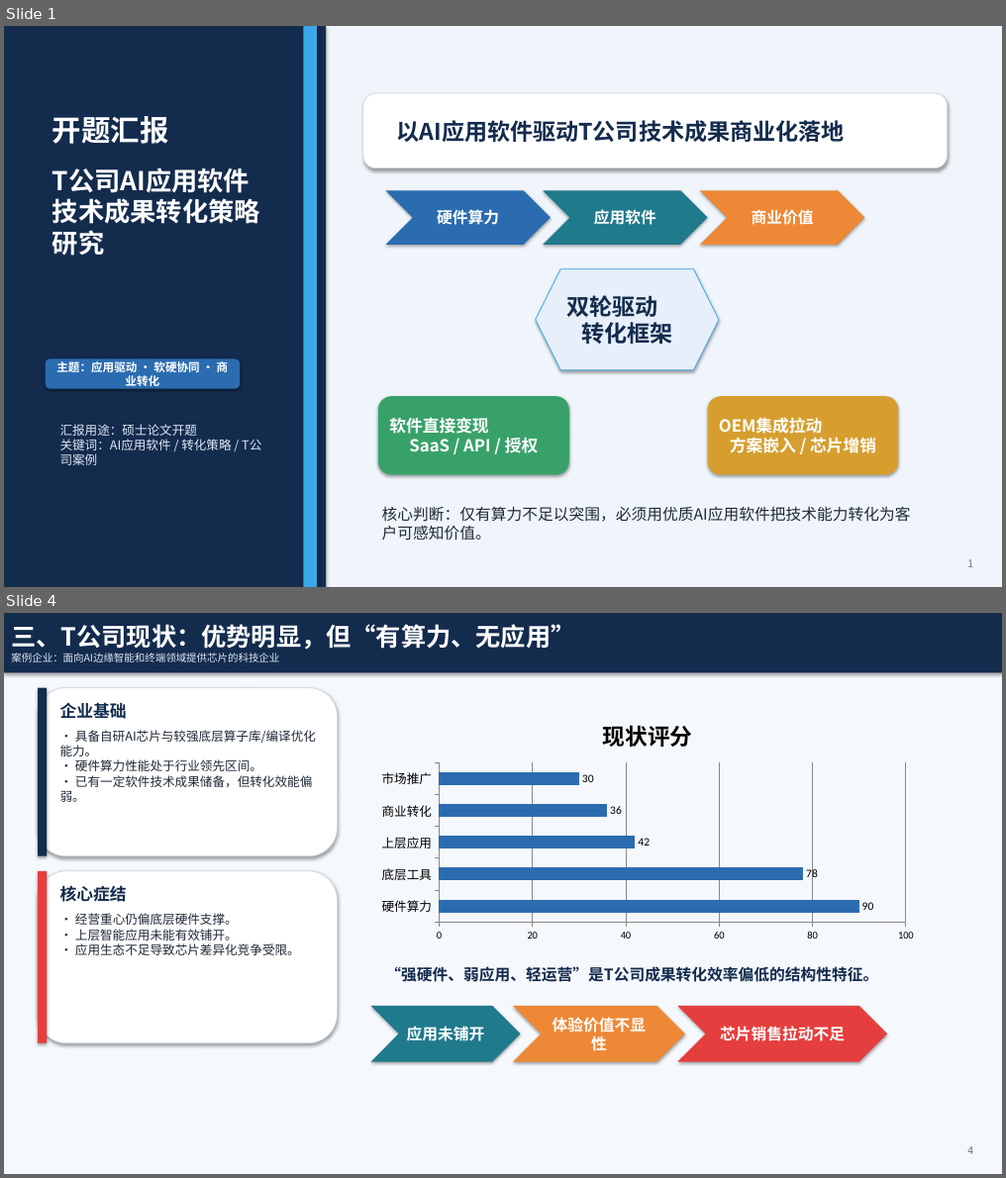
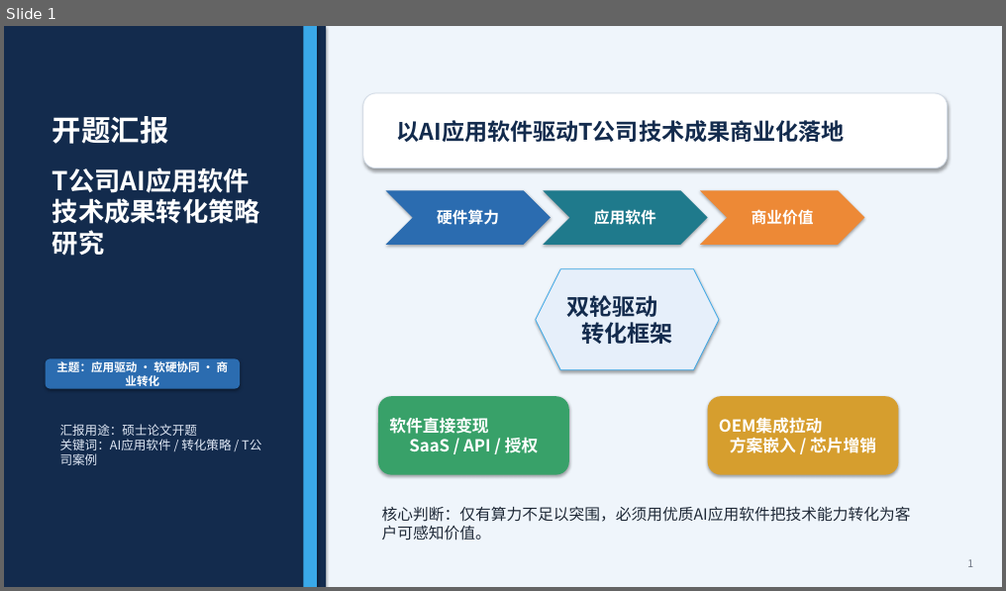
Before and after one commit to liang1wang/test, a slide deck: T公司AI应用软件技术成果转化策略研究_开题汇报.pptx. Shown one above the other, each under a label of ours: slides 1 and 4 before the commit, slide 1 after it; the slides between them are not shown. The pictures are 1006x1178 and 1006x591 pixels, drawn with LibreOffice and Linux fonts; fonts in the diff are those of the drawing. Boxes give left, top, right and bottom in pixels: in the first picture for what was removed or moved away, otherwise in the second. Text is boxed around its words. In the diff, an @@ line names an element or a change of style, - is before the commit and + after.

```diff
--- a/T公司AI应用软件技术成果转化策略研究_开题汇报.pptx
+++ b/T公司AI应用软件技术成果转化策略研究_开题汇报.pptx
@@ slide 4 removed at (4,613,1002,1174), background #FFFFFF @@
@@ rectangle removed at (4,613,1002,1174) @@
@@ rectangle removed at (4,613,1002,672) @@
-三、T公司现状：优势明显，但“有算力、无应用”
-案例企业：面向AI边缘智能和终端领域提供芯片的科技企业
@@ rounded rectangle removed at (38,688,338,857) @@
@@ rectangle removed at (38,688,47,857) @@
@@ text removed at (60,702,127,719) @@
-企业基础
@@ text removed at (60,730,316,802) @@
-• 具备自研AI芯片与较强底层算子库/编译优化能力。
-• 硬件算力性能处于行业领先区间。
-• 已有一定软件技术成果储备，但转化效能偏弱。
@@ bar chart removed at (371,703,925,947) @@
-title "现状评分"
-categories: 硬件算力, 底层工具, 上层应用, 商业转化, 市场推广
-现状评分: 90, 78, 42, 36, 30
@@ rounded rectangle removed at (38,871,338,1044) @@
@@ rectangle removed at (38,871,47,1044) @@
@@ text removed at (60,885,127,902) @@
-核心症结
@@ text removed at (75,913,300,956) @@
-• 经营重心仍偏底层硬件支撑。
-• 上层智能应用未能有效铺开。
-• 应用生态不足导致芯片差异化竞争受限。
@@ text removed at (385,966,878,982) @@
-“强硬件、弱应用、轻运营”是T公司成果转化效率偏低的结构性特征。
@@ chevron removed at (371,1006,521,1062) @@
-应用未铺开
@@ chevron removed at (513,1006,685,1062) @@
-体验价值不显性
@@ chevron removed at (678,1006,887,1062) @@
-芯片销售拉动不足
@@ text removed at (967,1147,973,1155) @@
-4
```
Also in this commit, not shown: 10 slides changed.
